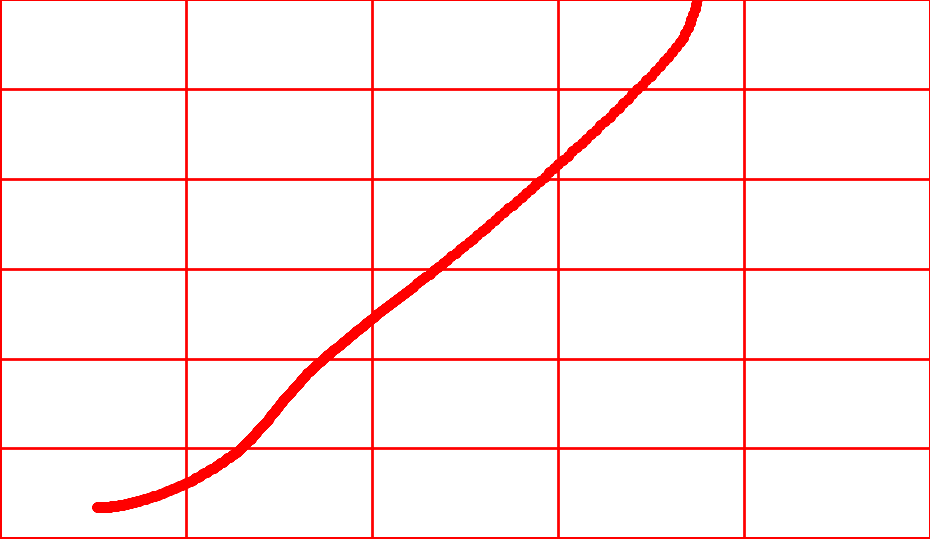
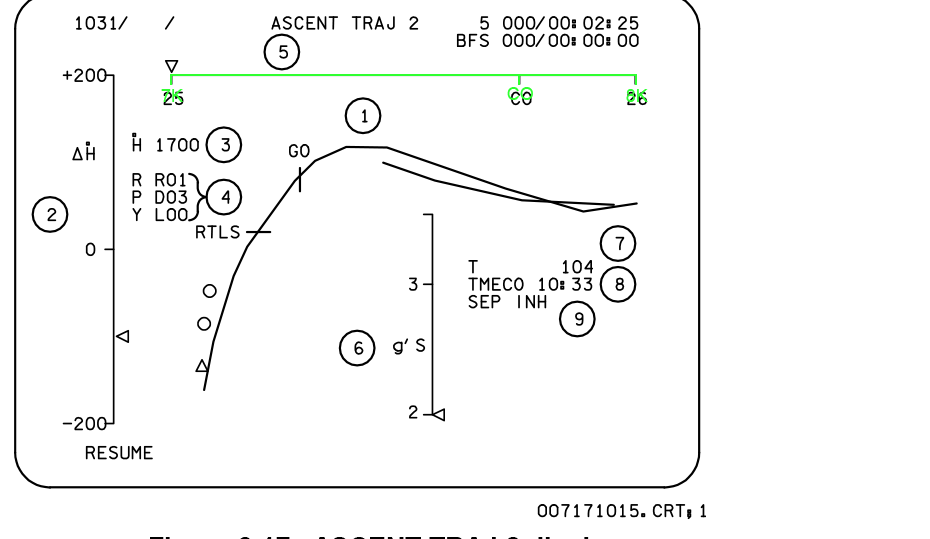
Before/after of a 930 × 539 layered artwork. What changed in the layer stack:
showed group "Group 1" (9 layers) over [3, 0, 898, 539]
added group "Group 2" with 2 layers in group "Group 1" over [161, 74, 648, 102]
added layer "CO" in group "Group 2" over [507, 74, 533, 100]
added layer "8K" in group "Group 2" over [161, 74, 648, 102]
added layer "Ascent Guidance Workbook" above "Layer 10" over [14, 0, 707, 539]
hid "Layer 16" over [0, 0, 930, 539]
